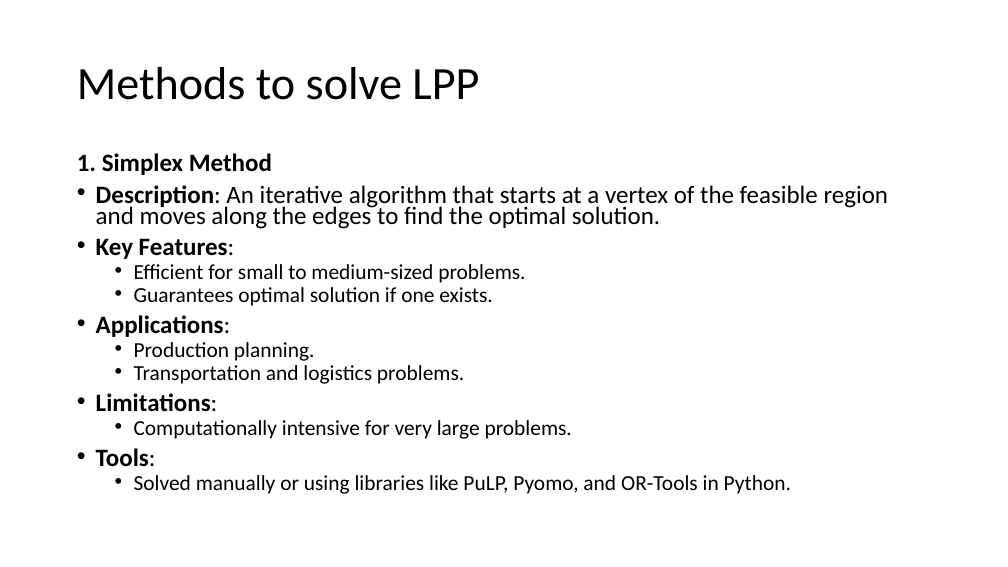
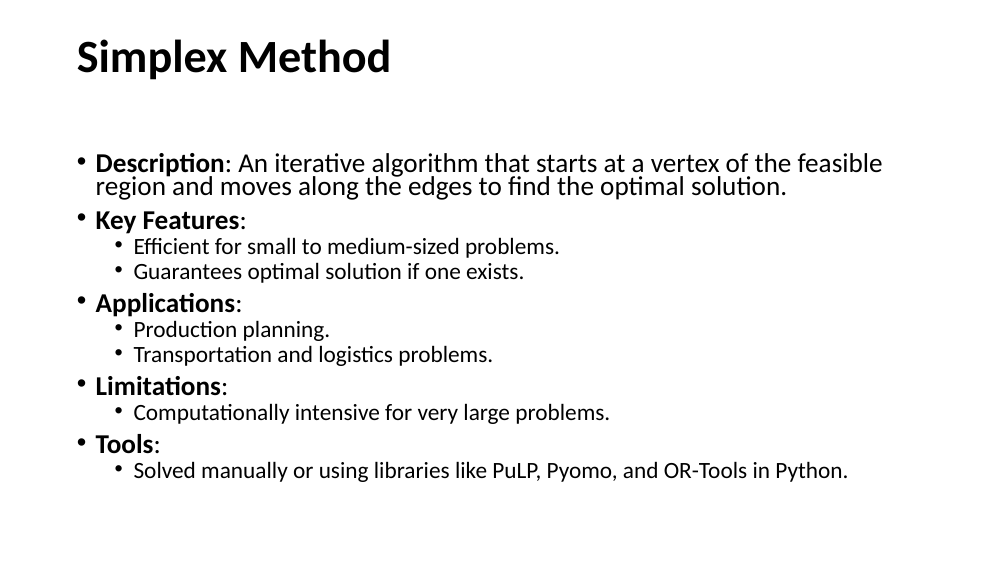
Before and after one commit to basudev2016/OperationResearch, a slide deck: slide 15 of OR.pptx (slide 22 before the commit). Drawn at 1008x567 pixels with LibreOffice and Linux fonts; fonts in the diff are those of the drawing. Boxes give left, top, right and bottom in pixels: in the first picture for what was removed or moved away, otherwise in the second. Text is boxed around its words. In the diff, an @@ line names an element or a change of style, - is before the commit and + after.

Commit message:
added minimization problem

```diff
--- a/OR.pptx
+++ b/OR.pptx
@@ title at [77,39,392,80]: text changed; bold on @@
-Methods to solve LPP
+Simplex Method
@@ text "Description: An iterative algorithm that ..." at [96,153,883,482]: size 23.8 to 25.9 pt in "Description: An iterative algorithm that starts at ...", "Key Features:", "Applications:", "Limitations:" and 1 more places; size 20.4 to 22.2 pt in "Efficient for small to medium-sized problems.", "Guarantees optimal solution if one exists.", "Production planning.", "Transportation and logistics problems." and 2 more places @@
@@ text at [77,153,272,175]: paragraph removed @@
-1. Simplex Method
```
Also in this commit, not shown: 1 other slide changed, 9 slides added, 1 slide removed, 1 other file.
